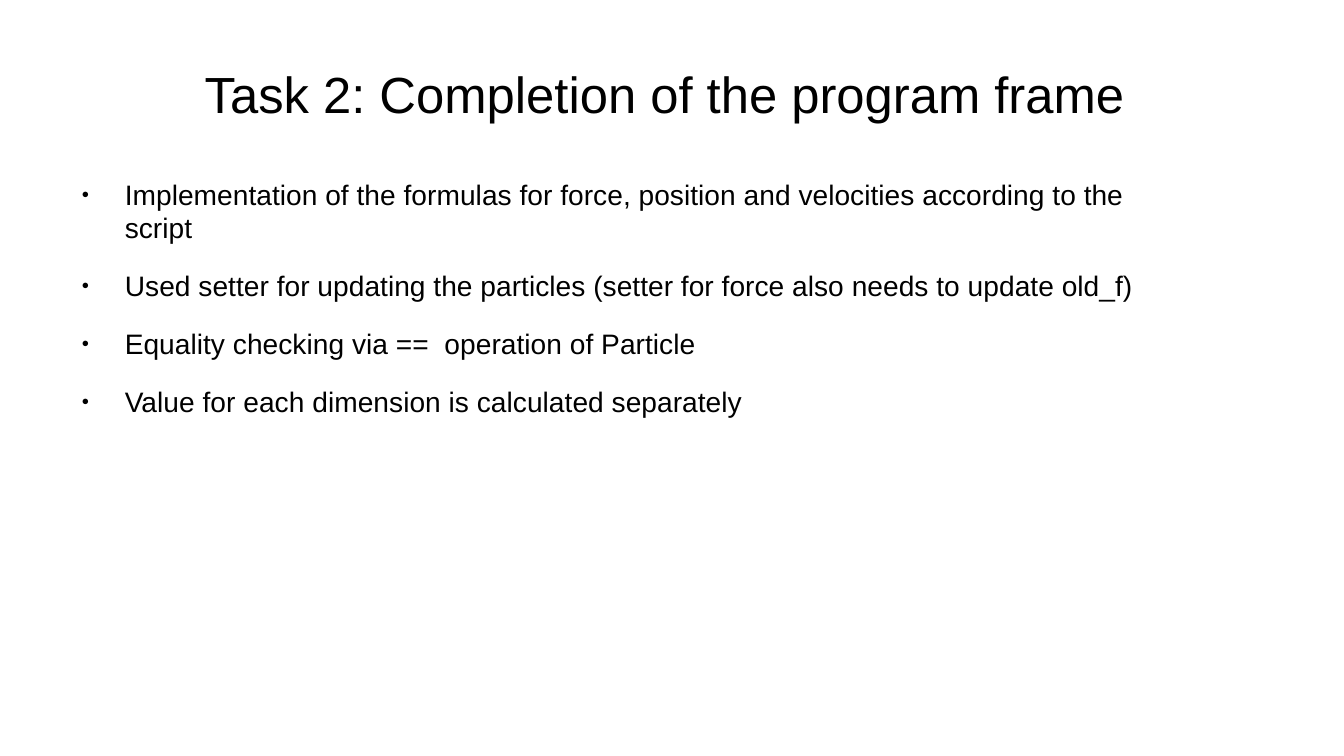
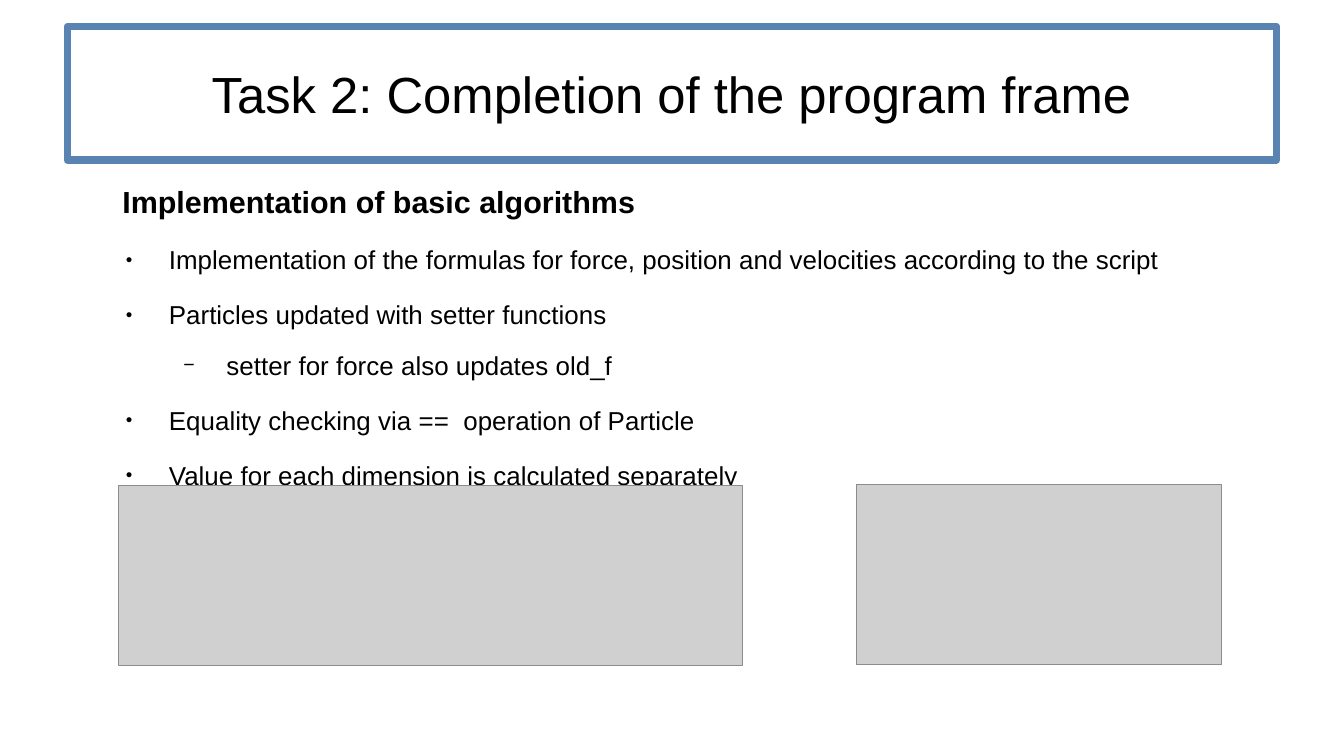
Before and after one commit to lneef/PSEMolDyn_Group1, a slide deck: slide 2 of Sheet1.odp. Drawn at 1344x756 pixels with LibreOffice and Linux fonts; fonts in the diff are those of the drawing; grey boxes stand for pictures. Boxes give left, top, right and bottom in pixels: in the first picture for what was removed or moved away, otherwise in the second. Text is boxed around its words. In the diff, an @@ line names an element or a change of style, - is before the commit and + after.

Commit message:
presentation

```diff
--- a/Sheet1.odp
+++ b/Sheet1.odp
@@ title "Task 2: Completion of the ...": place and size @@
-title "Task 2: Completion of the ..." at (205,76,1124,124)
+title "Task 2: Completion of the ..." at (67,27,1277,160)
@@ title "Task 2: Completion of the ..." at (67,27,1277,160): outline none to #5983B0 4.25 pt @@
@@ text added at (122,191,635,219), 18 pt, text #000000, bold @@
+Implementation of basic algorithms
@@ text "Implementation of the formulas for ...": place and size @@
-text "Implementation of the formulas for ..." at (125,184,1133,417)
+text "Implementation of the formulas for ..." at (169,250,1158,486)
@@ text at (169,250,1158,486): size 16.6 to 15.3 pt in "Implementation of the formulas for force, position ...", "Equality checking via == operation of Particle", "Value for each dimension is calculated separately" @@
@@ text at (169,305,612,381): text changed; size 16.6 to 15.3 pt @@
-● Used setter for updating the particles (setter for force also needs to update old_f)
+● Particles updated with setter functions
+  − setter for force also updates old_f
@@ picture added at (118,485,743,666) @@
@@ picture added at (856,485,1222,666) @@
```
Also in this commit, not shown: 8 other slides changed.
